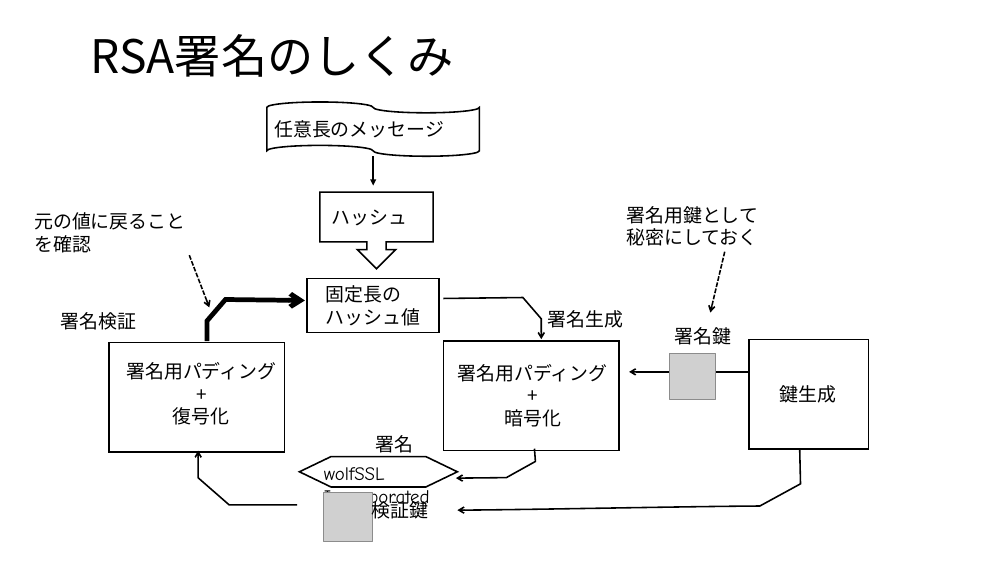
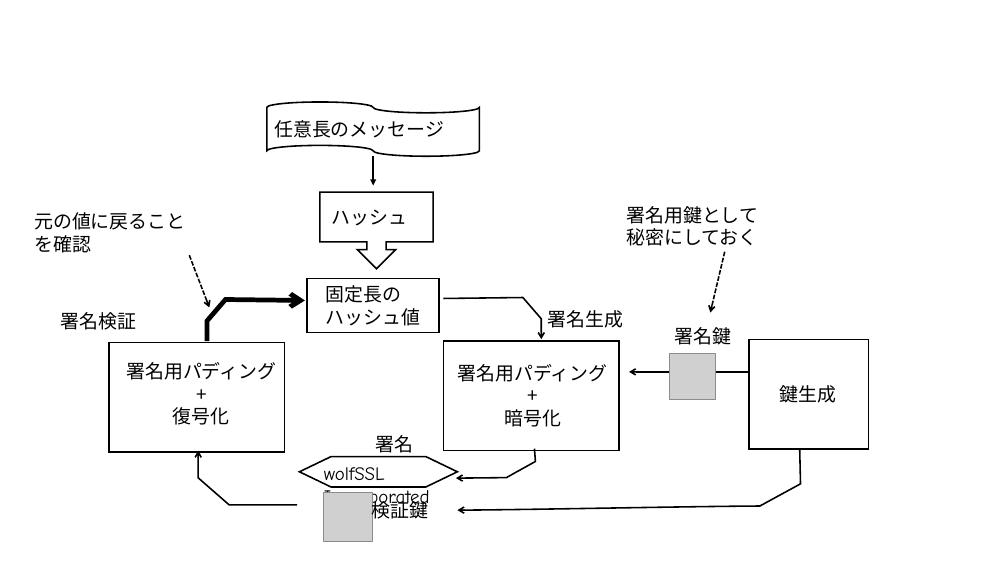
Before and after one commit to kojo1/TLSbook-en, a slide deck: slide 19 of Part1.Technology/Chapter3.Algorithm/Algorithm-fig-jp.pptx. Drawn at 1008x567 pixels with LibreOffice and Linux fonts; fonts in the diff are those of the drawing; grey boxes stand for pictures. Boxes give left, top, right and bottom in pixels: in the first picture for what was removed or moved away, otherwise in the second. Text is boxed around its words. In the diff, an @@ line names an element or a change of style, - is before the commit and + after.

```diff
--- a/Part1.Technology/Chapter3.Algorithm/Algorithm-fig-jp.pptx
+++ b/Part1.Technology/Chapter3.Algorithm/Algorithm-fig-jp.pptx
@@ title removed at [91, 34, 454, 77] @@
-RSA署名のしくみ
```
Also in this commit, not shown: 4 other files.
